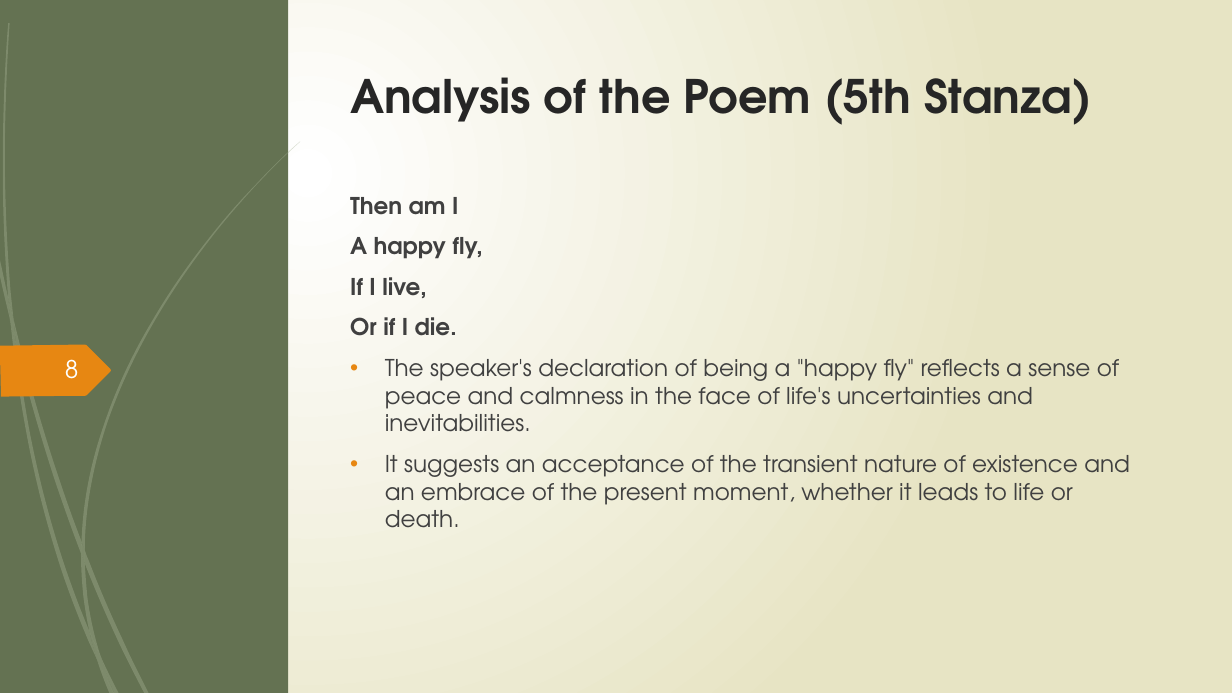
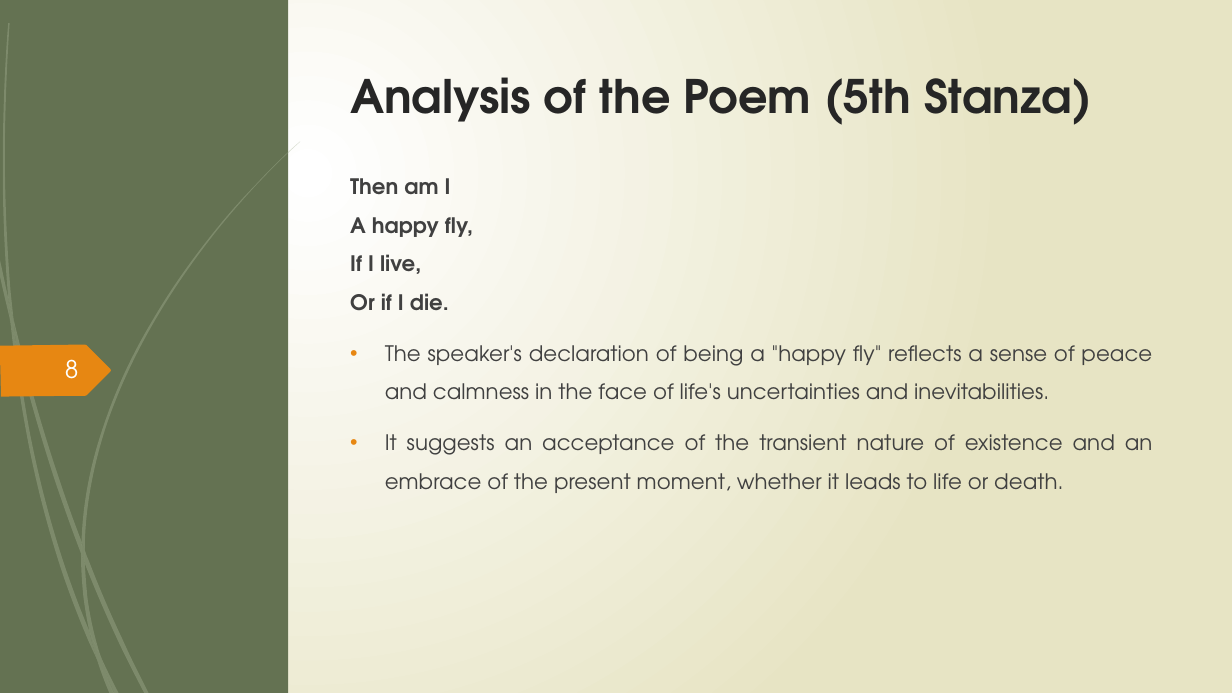
Before and after one commit to Sinmbf/BIM_Presentation, a slide deck: slide 8 of English/The Fly.pptx. Drawn at 1232x693 pixels with LibreOffice and Linux fonts; fonts in the diff are those of the drawing. Boxes give left, top, right and bottom in pixels: in the first picture for what was removed or moved away, otherwise in the second. Text is boxed around its words. In the diff, an @@ line names an element or a change of style, - is before the commit and + after.

```diff
--- a/English/The Fly.pptx
+++ b/English/The Fly.pptx
@@ text "Then am I": place and size @@
-text "Then am I" at [350, 197, 1130, 528]
+text "Then am I" at [350, 178, 1153, 493]
@@ text "Then am I" at [350, 178, 1153, 493]: size 18 to 16.6 pt; alignment left to justified; line spacing 1 to 1.5 @@
```
Also in this commit, not shown: 11 other slides changed, 2 other files.
